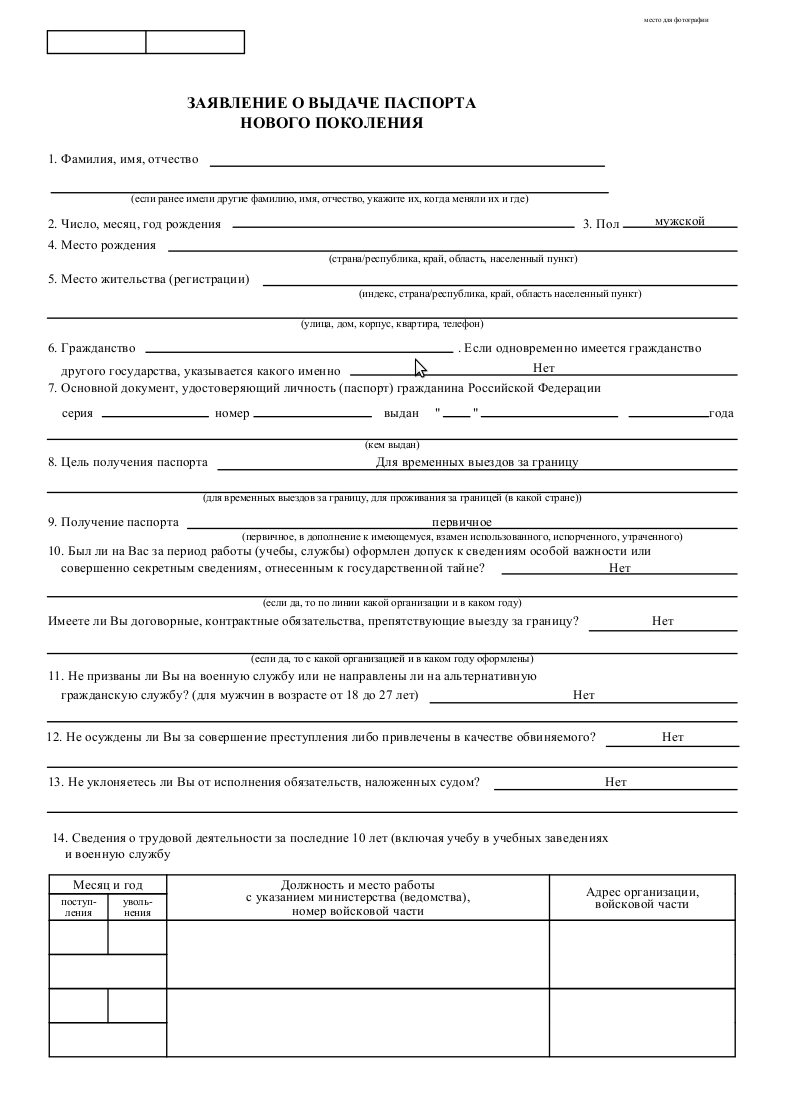
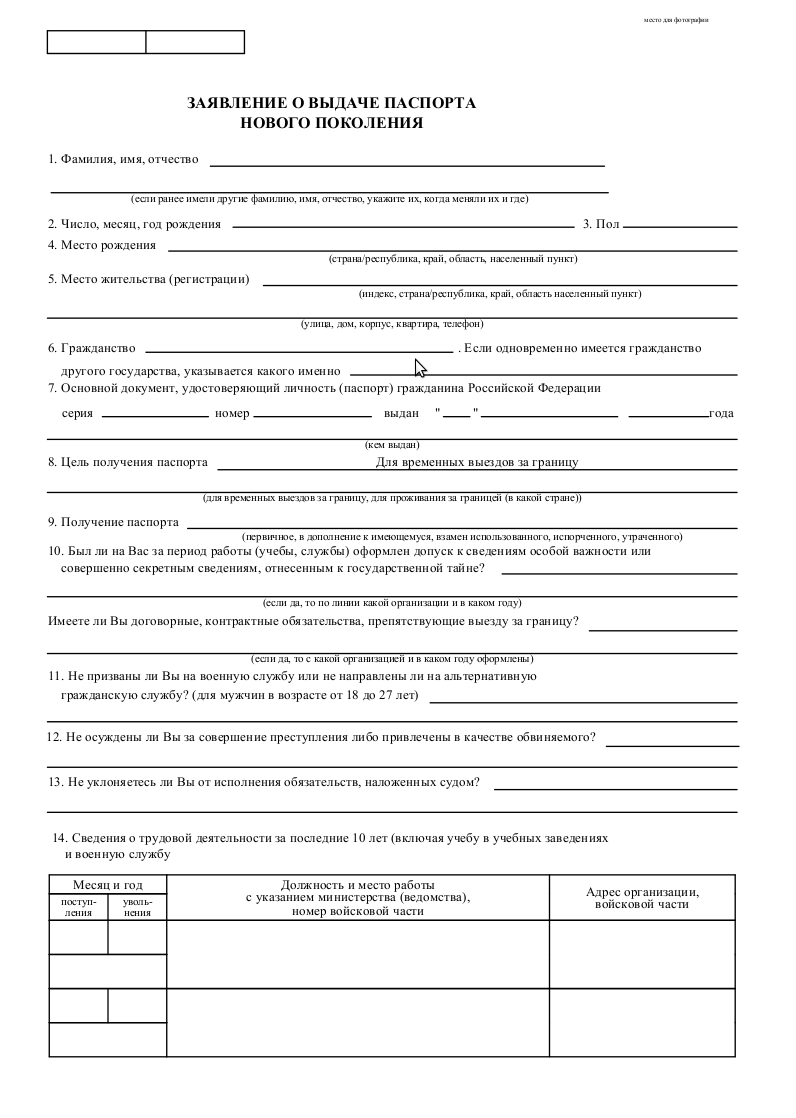
Layered file, before and after one edit (796×1118). Changes by layer:
painted on "Background" over box(432, 216, 705, 787)
